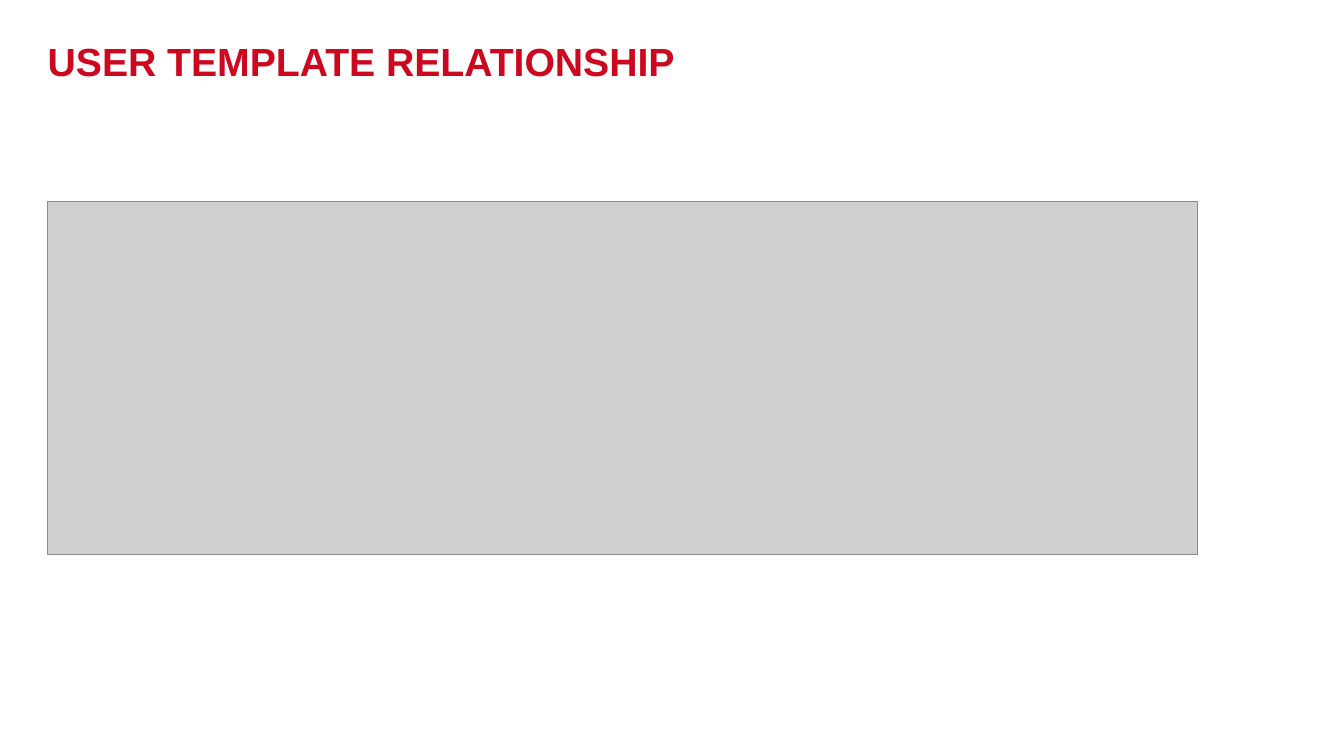
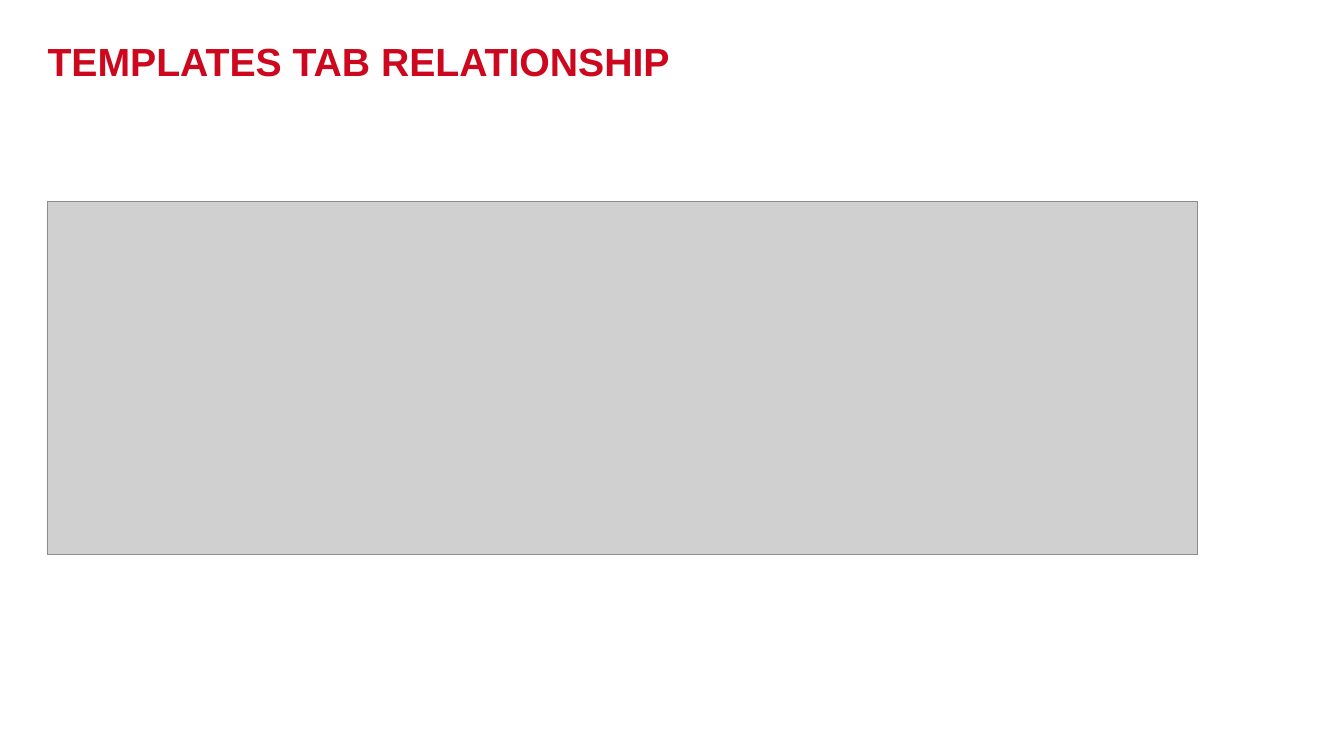
Before and after one commit to phmquan/YPP4-QuanPhan, a slide deck: slide 14 of SQL_Query/Trello_Query/TrelloPresentation.pptx. Drawn at 1344x756 pixels with LibreOffice and Linux fonts; fonts in the diff are those of the drawing; grey boxes stand for pictures; background and template pictures are left out. Boxes give left, top, right and bottom in pixels: in the first picture for what was removed or moved away, otherwise in the second. Text is boxed around its words. In the diff, an @@ line names an element or a change of style, - is before the commit and + after.

Commit message:
Update Slide and Relationship

```diff
--- a/SQL_Query/Trello_Query/TrelloPresentation.pptx
+++ b/SQL_Query/Trello_Query/TrelloPresentation.pptx
@@ title at bbox=[48, 48, 670, 77]: text changed @@
-USER TEMPLATE RELATIONSHIP
+TEMPLATES TAB RELATIONSHIP
```
Also in this commit, not shown: 8 other slides changed, 6 slides added, 2 slides removed.
